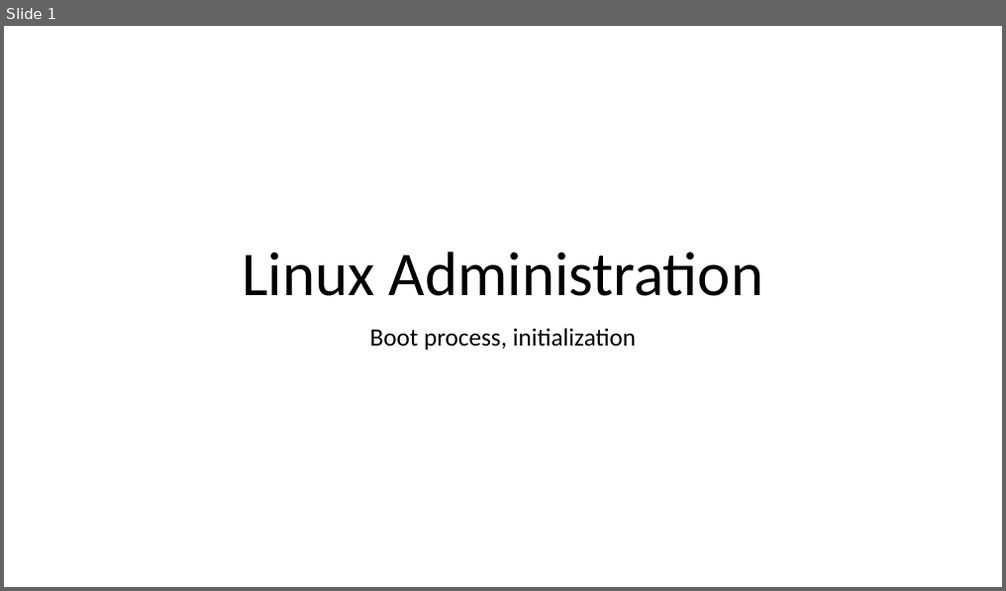
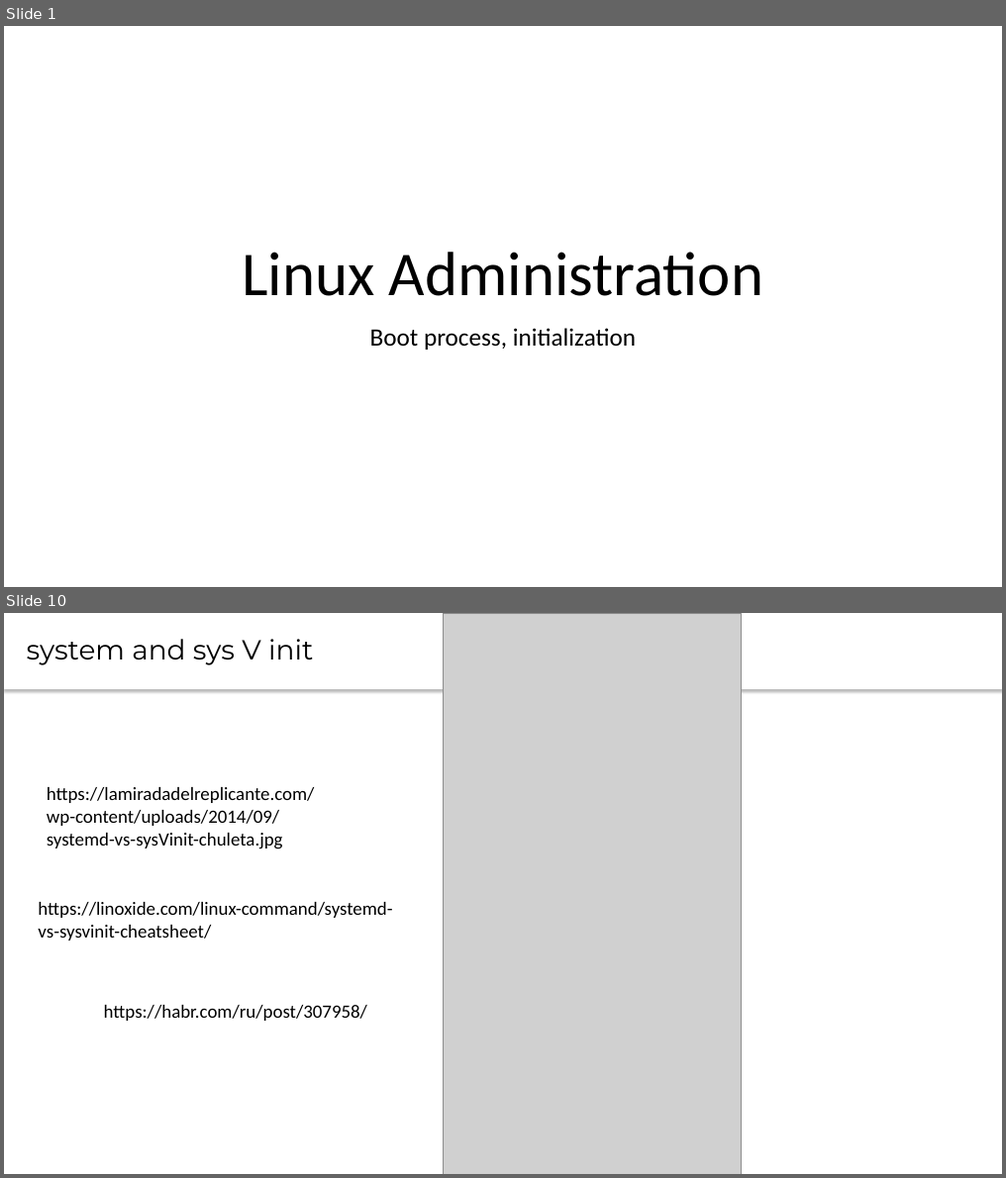
Before and after one commit to CsteerDevops1/lectures_devops2, a slide deck: LinuxAdm/LinuxAdm4.pptx. Shown one above the other, each under a label of ours: slide 1 before the commit, slides 1 and 10 after it; the slides between them are not shown. The pictures are 1006x591 and 1006x1178 pixels, drawn with LibreOffice and Linux fonts; fonts in the diff are those of the drawing; grey boxes stand for pictures. Boxes give left, top, right and bottom in pixels: in the first picture for what was removed or moved away, otherwise in the second. Text is boxed around its words. In the diff, an @@ line names an element or a change of style, - is before the commit and + after.

Commit message:
Added Linux questions

```diff
--- a/LinuxAdm/LinuxAdm4.pptx
+++ b/LinuxAdm/LinuxAdm4.pptx
@@ slide 10 added at (4, 613, 1002, 1174), background #FFFFFF @@
@@ text added at (4, 613, 1002, 689), fill #FFFFFF, 26.7 pt, text #000000 @@
+system and sys V init
@@ picture added at (443, 613, 741, 1174) @@
@@ text added at (47, 787, 315, 850), 18 pt, text #000000 @@
+https://lamiradadelreplicante.com/wp-content/uploads/2014/09/systemd-vs-sysVinit-chuleta.jpg
@@ text added at (38, 902, 392, 941), 18 pt, text #000000 @@
+https://linoxide.com/linux-command/systemd-vs-sysvinit-cheatsheet/
@@ text added at (104, 1005, 367, 1021), 18 pt, text #000000 @@
+https://habr.com/ru/post/307958/
```
Also in this commit, not shown: 9 other slides added, 1 slide removed, 1 other file.
